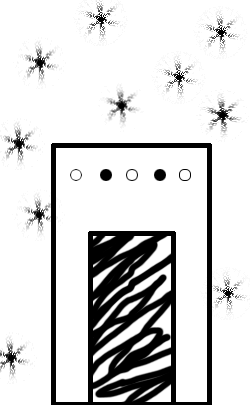
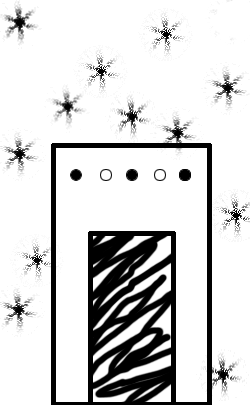
Before/after of a 250 × 405 layered artwork. What changed in the layer stack:
showed "stars2", painted on it over [0, 0, 250, 401]
hid "stars1", painted on it over [0, 0, 250, 384]
painted on "white3" over [179, 169, 191, 181]
painted on "white1" over [70, 169, 82, 181]
painted on "white2" over [126, 169, 138, 181]
painted on "black1" over [100, 169, 112, 181]
painted on "black2" over [154, 169, 166, 181]
